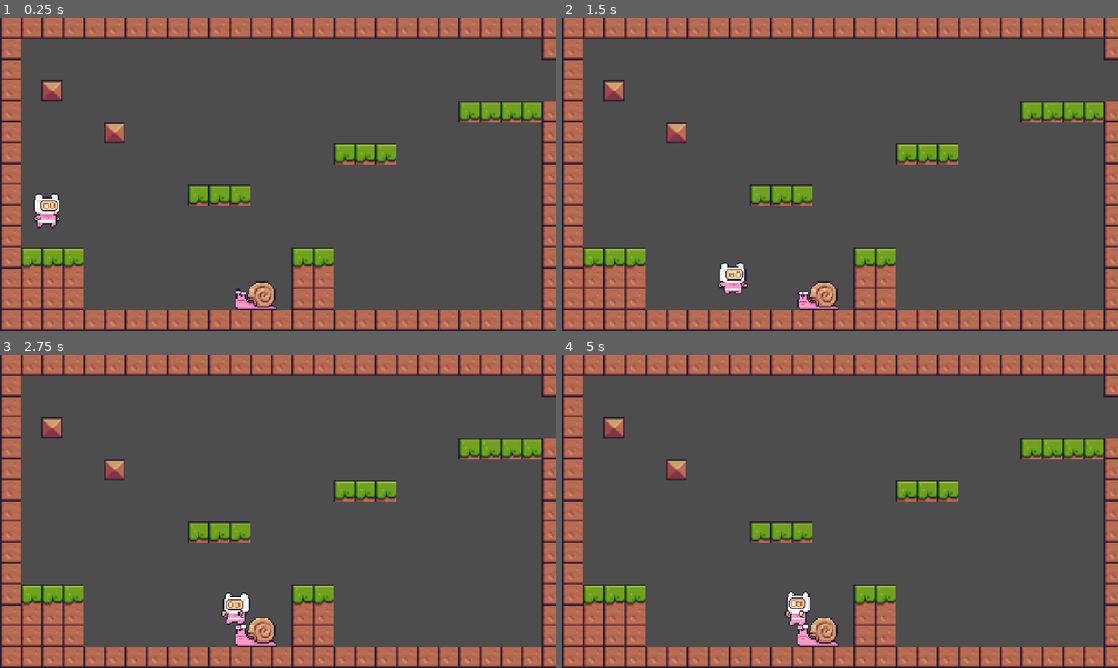
Above: before the commit, frames 1-4 (two rows, left to right).
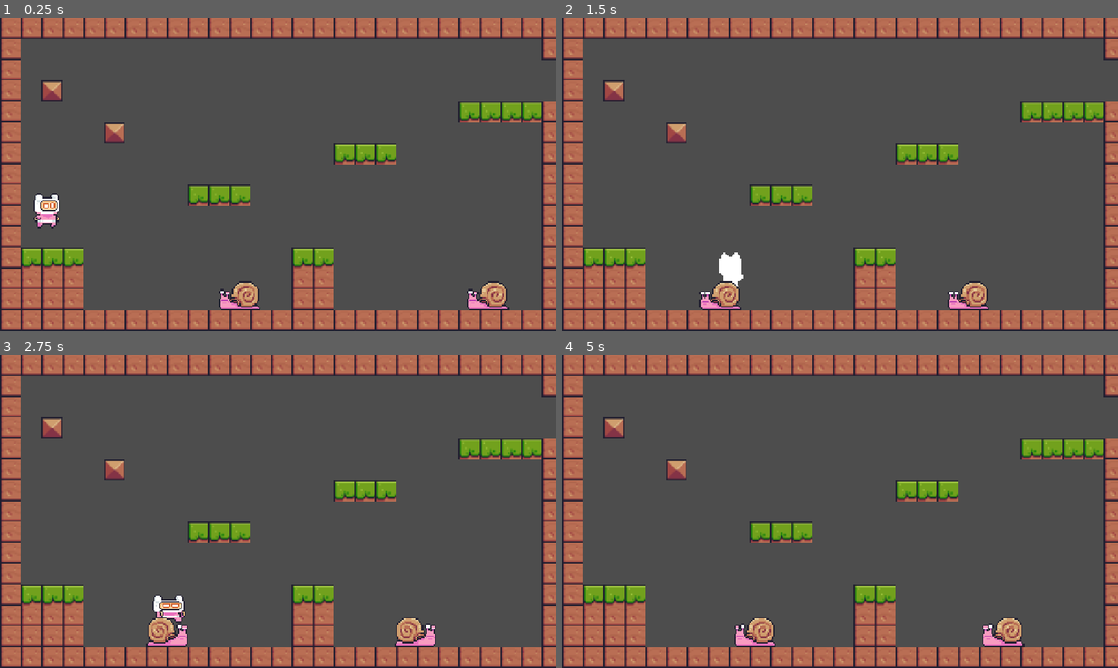
Above: after the commit, the same moments.

Repository: Rishaan2202/My-First-Game
Game: Godot game, scene res://main.tscn
Two runs of this game, one before a commit and one after it. Both use one fixed random seed, a clock stepped at 60 frames per second and the inputs below.
Inputs (mouse positions are in pixels of both pictures, inside the frame that each line leads up to):
- Up to frame 1 (0.25 s): no input
- Up to frame 2 (1.5 s): tap Enter at 0.5 s; move the mouse to (962, 158) at 0.52 s; hold D (right) from 0.53 s (still down); tap Alt at 0.6 s; click (962, 158) at 0.67 s; tap Space (jump) at 0.77 s; move the mouse to (728, 190) at 1.27 s; tap Shift at 1.35 s
- Up to frame 3 (2.75 s): tap Space (jump) at 1.52 s; move the mouse to (333, 442) at 2.02 s; release D (right) at 2.03 s; hold A (left) from 2.03 s (still down); tap Alt at 2.1 s
- Up to frame 4 (5 s): move the mouse to (812, 574) at 2.77 s; release A (left) at 2.78 s; hold D (right) 2.78-4.28 s; tap Shift at 2.85, 4.35 s; click (812, 574) at 2.92 s; tap Space (jump) at 3.02, 3.77, 4.52 s; move the mouse to (1006, 558) at 3.52 s; tap Alt at 3.6 s; move the mouse to (673, 464) at 4.27 s; hold A (left) from 4.28 s (still down)

The runs differ from the first frame. In frame 1, 1.3% of the frame differs, in the area x 39-92%, y 84-94%; in frame 2, 2.0%; in frame 3, 2.6%, in the area x 26-79%, y 75-94%; in frame 4, 2.1%.

Commit message:
Complete enemy logic and movement

Diff:
--- a/scenes/level_root.tscn
+++ b/scenes/level_root.tscn
@@ -184,3 +184,6 @@
 
 [node name="enemy" parent="." unique_id=676239902 instance=ExtResource("5_ssdv0")]
 position = Vector2(194.33334, 212)
+
+[node name="enemy2" parent="." unique_id=1451991512 instance=ExtResource("5_ssdv0")]
+position = Vector2(385, 211.99998)
--- a/scripts/enemy.gd
+++ b/scripts/enemy.gd
@@ -1,16 +1,25 @@
 extends Area2D
+@onready var enemy = $AnimatedSprite2D
 
 signal player_died()
+
+var direction = -1.0
+var speed = 50.0
 
 
 # Called when the node enters the scene tree for the first time.
 func _ready() -> void:
-	pass # Replace with function body.
-
+	while true:
+		if direction == -1:
+			enemy.flip_h = false
+		else:
+			enemy.flip_h = true
+		await get_tree().create_timer(2.0).timeout
+		direction = -direction
 
 # Called every frame. 'delta' is the elapsed time since the previous frame.
 func _process(delta: float) -> void:
-	pass
+	position.x += direction * speed * delta
 
 
 func _on_body_entered(body: Node2D) -> void:
--- a/scripts/player.gd
+++ b/scripts/player.gd
@@ -11,6 +11,8 @@
 	is_dead = true
 	velocity = Vector2.ZERO
 	animated_sprite_2d.animation = "hit"
+	await get_tree().create_timer(1.5).timeout
+	queue_free()
 
 func _physics_process(delta: float) -> void:
 
